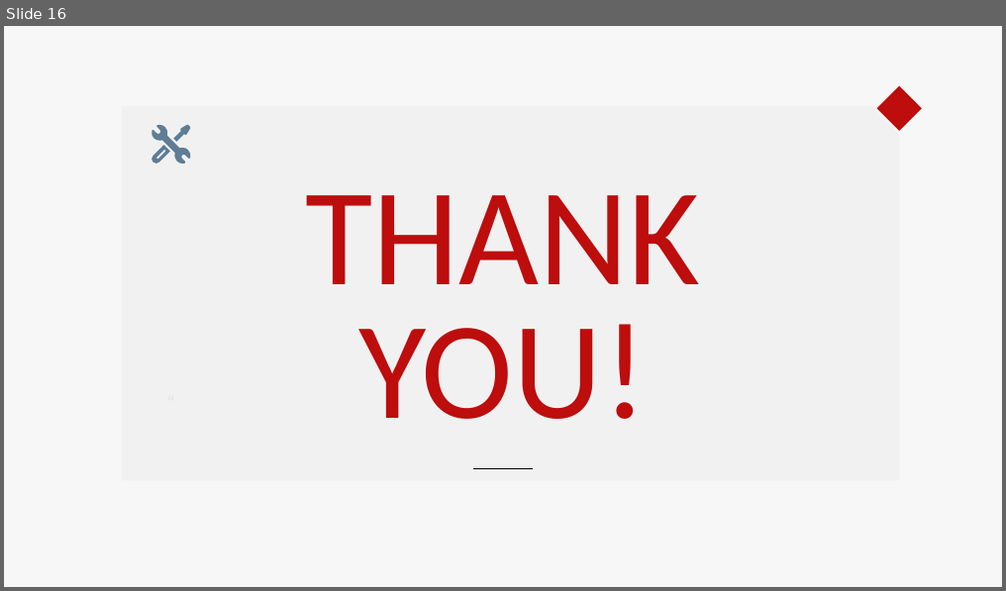
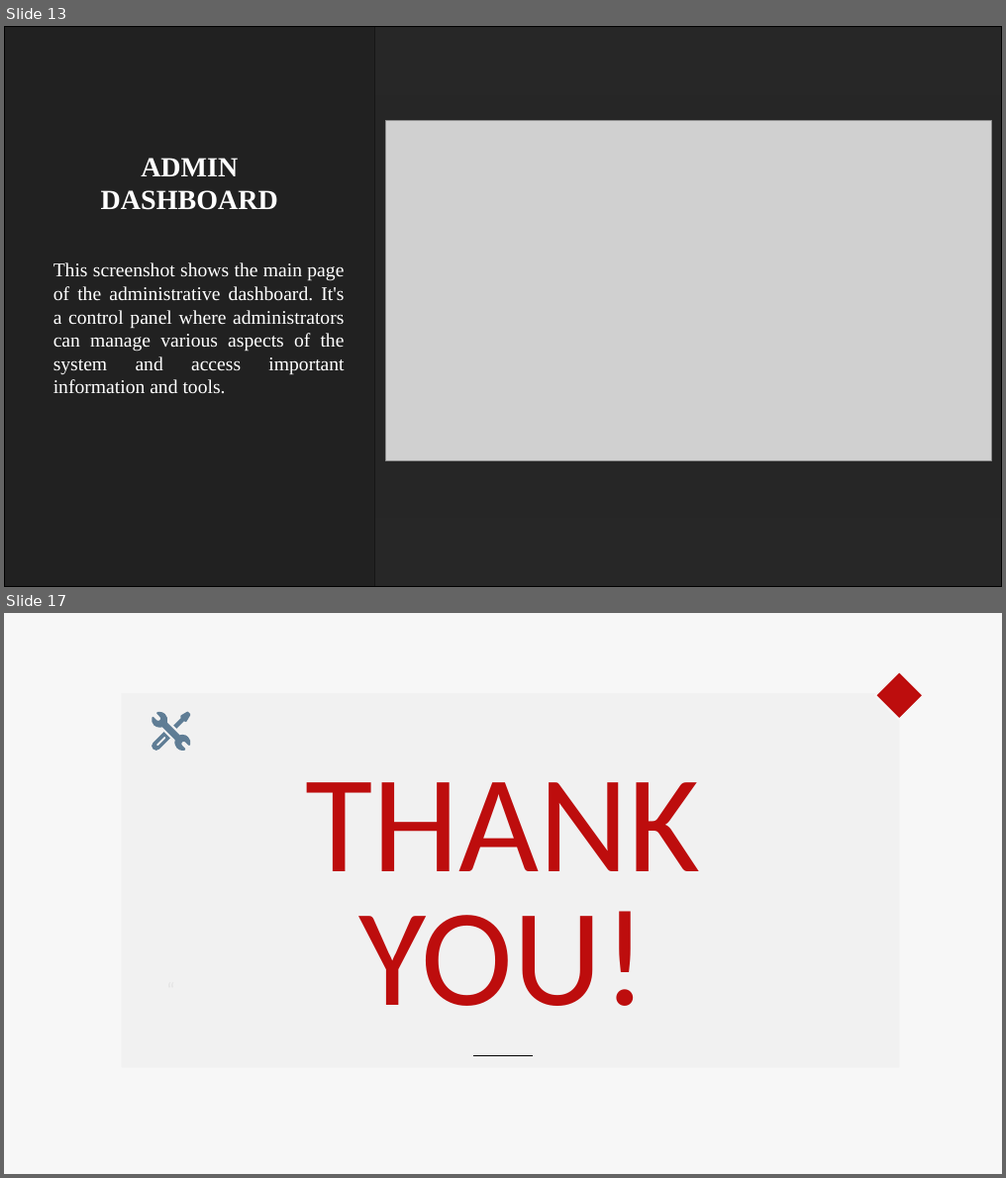
Before and after one commit to akshayanish2610/MINI-PROJECT, a slide deck: Presentation/car care.pptx. Shown one above the other, each under a label of ours: slide 16 before the commit, slides 13 and 17 after it; the slides between them are not shown. The pictures are 1006x591 and 1006x1178 pixels, drawn with LibreOffice and Linux fonts; fonts in the diff are those of the drawing; grey boxes stand for pictures; background and template pictures are left out. Boxes give left, top, right and bottom in pixels: in the first picture for what was removed or moved away, otherwise in the second. Text is boxed around its words. In the diff, an @@ line names an element or a change of style, - is before the commit and + after.

```diff
--- a/Presentation/car care.pptx
+++ b/Presentation/car care.pptx
@@ slide 13 added at <box>4,26,1002,587</box>, background #F7F7F7 @@
@@ picture added at <box>4,26,375,586</box> @@
@@ rectangle added at <box>4,26,1002,586</box>, fill #000000 at 84% opacity, outline #000000 2 pt @@
@@ rectangle added at <box>4,95,1002,519</box>, fill #F1F1F1 @@
@@ picture added at <box>385,121,991,461</box> @@
@@ text added at <box>101,158,278,210</box>, 20 pt, text #FFFFFF, bold @@
+ADMIN DASHBOARD
@@ text added at <box>54,263,345,393</box>, 14 pt, text #FFFFFF @@
+This screenshot shows the main page of the administrative dashboard. It's a control panel where administrators can manage various aspects of the system and access important information and tools.
@@ what was slide 16 is now slide 17 @@
```
Also in this commit, not shown: 11 slides changed, 4 other slides added, 4 slides removed.
